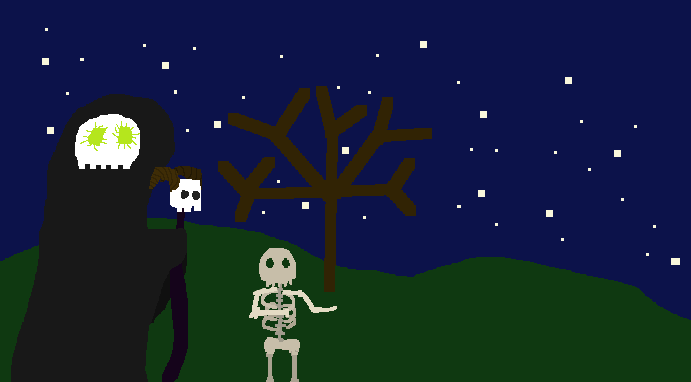
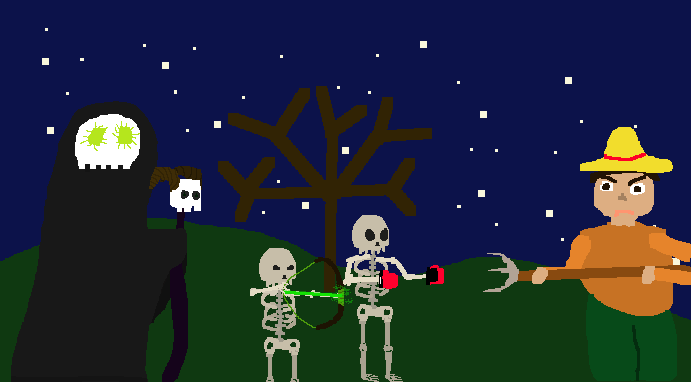
Revision of a layered (691, 382) image; what changed, layer by layer:
added group "AngryPeople" with 5 layers above "BowSkele" over (483, 127, 691, 381)
added layer "AngyPeopleHeadANdHat" in group "AngryPeople" over (580, 127, 673, 227)
added layer "AngyPeopleArmFront" in group "AngryPeople" over (649, 233, 691, 285)
added layer "AngyPeoplePitchFork" in group "AngryPeople" over (483, 253, 691, 292)
added layer "AngyPeopleArm" in group "AngryPeople" over (540, 235, 591, 280)
added layer "AngyPeople" in group "AngryPeople" over (578, 220, 677, 381)
added group "BowSkele" with 7 layers above "MeleeSkele" over (250, 256, 353, 382)
added layer "SkeleFingers" in group "BowSkele" over (270, 283, 289, 297)
added layer "SkeleArrow" (34%) in group "BowSkele" over (283, 284, 353, 304)
added layer "SkeleBow" in group "BowSkele" over (283, 257, 344, 330)
moved "SkeleArms" into group "BowSkele", painted on it over (249, 282, 341, 319)
moved "SkeletonRibs #2" into group "BowSkele" over (261, 290, 295, 312)
moved "SkeletonRibs" into group "BowSkele" over (264, 302, 296, 317)
moved "SkeletonRibs #1" into group "BowSkele", painted on it over (259, 258, 300, 382)
added layer "MeleeSkele" above "MainSkeleton" over (342, 215, 446, 382)
painted on "FrontMainArm" over (11, 164, 147, 382)
painted on "Skeleton eyes" over (183, 192, 198, 197)
painted on "SkeletonSummonerTitleScreenPic.png" over (39, 94, 175, 293)
